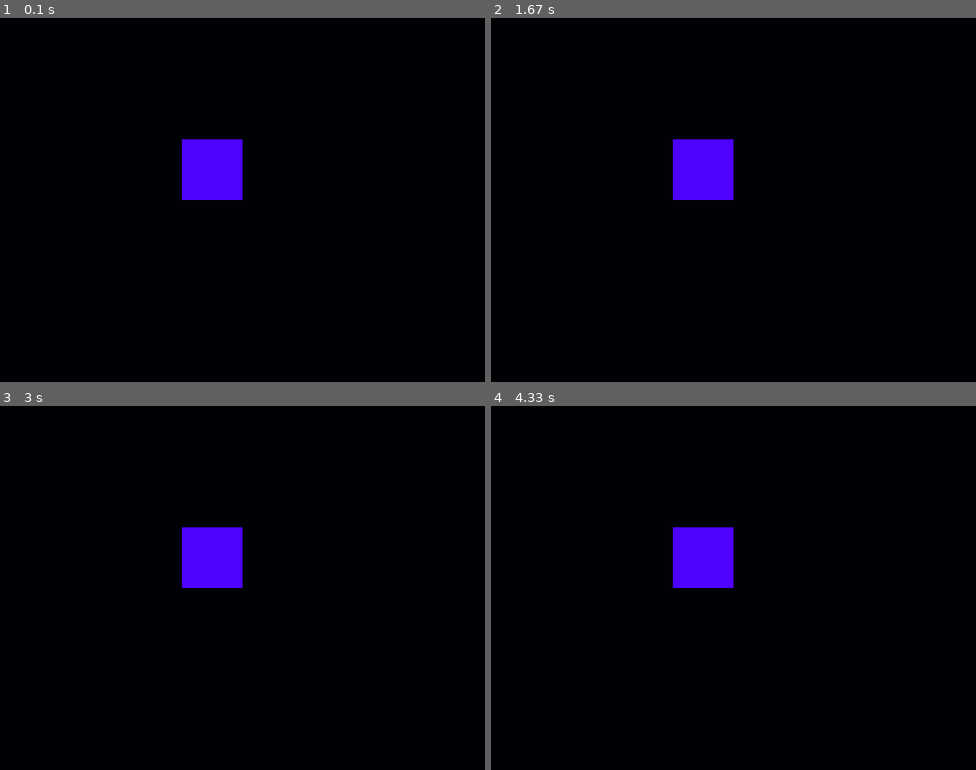
Above: before the commit, frames 1-4 (two rows, left to right).
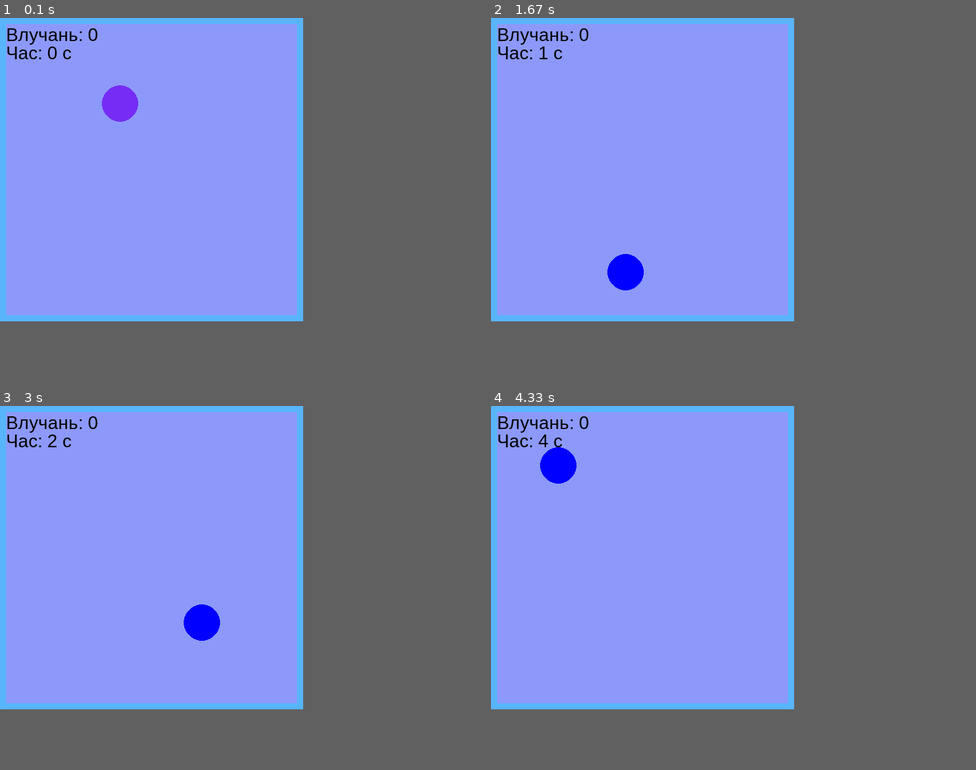
Above: after the commit, the same moments.

Repository: Kerevetyan/Sofa.py
Game: pygame game, started from jajaja.py
The game is run twice, just before and just after one commit, with the same random seed, the same clock (stepped at 60 frames per second) and the same inputs.
Inputs (mouse positions are in pixels of both pictures, inside the frame that each line leads up to):
- Up to frame 1 (0.1 s): no input
- Up to frame 2 (1.67 s): click (641, 170) at 0.38 s; click (646, 189) at 1.22 s
- Up to frame 3 (3 s): click (194, 449) at 1.88 s; click (135, 635) at 2.72 s
- Up to frame 4 (4.33 s): click (718, 606) at 3.05 s; click (529, 489) at 3.95 s
In our replay, the window is 800x600 before the commit and 500x500 after it. These sizes can differ from the game's own. Grey fills any space a smaller window leaves; there, only what the larger window draws over its background counts as a difference.

The runs differ from the first frame. In frame 1, 52% of the frame differs, in the area x 0-63%, y 0-84%; in frame 2, 52%; in frame 3, 52%; in frame 4, 52%.

Commit message:
Update jajaja.py

Diff:
--- a/jajaja.py
+++ b/jajaja.py
@@ -1,27 +1,57 @@
 import pygame
+import random
 
 pygame.init()
+WIDTH, HEIGHT = 500, 500
+screen = pygame.display.set_mode((WIDTH, HEIGHT))
+pygame.display.set_caption("Aim Trainer")
+WHITE = (140, 153, 250)
+PURPLE = (118, 44, 245)
+GREEN = (0, 255, 0)
+BLUE = (0, 0, 255)
 
-screen = pygame.display.set_mode((800, 600))
-pygame.display.set_caption("Рух об'єкта за допомогою Enter")
-rect_position = pygame.math.Vector2(300, 200)
-object_size = 100
-object_color = (78, 3, 255)
+x,y = random.randint(50, WIDTH - 50), random.randint(50, HEIGHT - 50)
+RADIUS = 30
+circle_color = PURPLE
+font = pygame.font.SysFont("Arial", 30)
+start_time = pygame.time.get_ticks()
+last_move_time = 0
+MOVE_INTERVAL = 888
+score = 0
+
 running = True
 while running:
     for event in pygame.event.get():
         if event.type == pygame.QUIT:
             running = False
-        elif event.type == pygame.KEYDOWN:
-            if event.key == pygame.K_RIGHT:
-                rect_position.x += 50
-            elif event.key == pygame.K_LEFT:
-                rect_position.x -= 50
-            elif event.key == pygame.K_DOWN:
-                rect_position.y += 50
-            elif event.key == pygame.K_UP:
-                rect_position.y -= 50
-    screen.fill((0, 1, 5))
-    pygame.draw.rect(screen, object_color, (rect_position.x, rect_position.y, object_size, object_size))
+
+        if event.type == pygame.MOUSEBUTTONDOWN:
+            mouse_x, mouse_y = pygame.mouse.get_pos()
+            distance = ((mouse_x - x)**2 + (mouse_y - y)**2)**0.5
+
+            if event.button == 1:
+                circle_color = BLUE
+                if distance <= RADIUS:
+                    score += 1
+                    print("Є влучання!")
+            elif event.button == 2:
+                circle_color = GREEN
+                if distance <= RADIUS:
+                    score += 1
+                    print("Є влучання!")
+    current_time = pygame.time.get_ticks()
+    if current_time - last_move_time >= MOVE_INTERVAL:
+        x,y = random.randint(50, WIDTH - 50), random.randint(50, HEIGHT - 50)
+        last_move_time = current_time
+        circle_color = PURPLE
+
+    screen.fill(WHITE)
+    pygame.draw.circle(screen, circle_color, (x, y), RADIUS)
+    score_text = font.render(f"Влучань: {score}", True, (0, 0, 0))
+    screen.blit(score_text, (10, 10))
+    elapsed_time = (current_time - start_time)//1000
+    time_text = font.render(f"Час: {elapsed_time} c", True, (0, 0, 0))
+    screen.blit(time_text, (10, 40))
+    pygame.draw.rect(screen, (88, 181, 252), (0, 0, 500, 500), 10)
     pygame.display.flip()
 pygame.quit()
